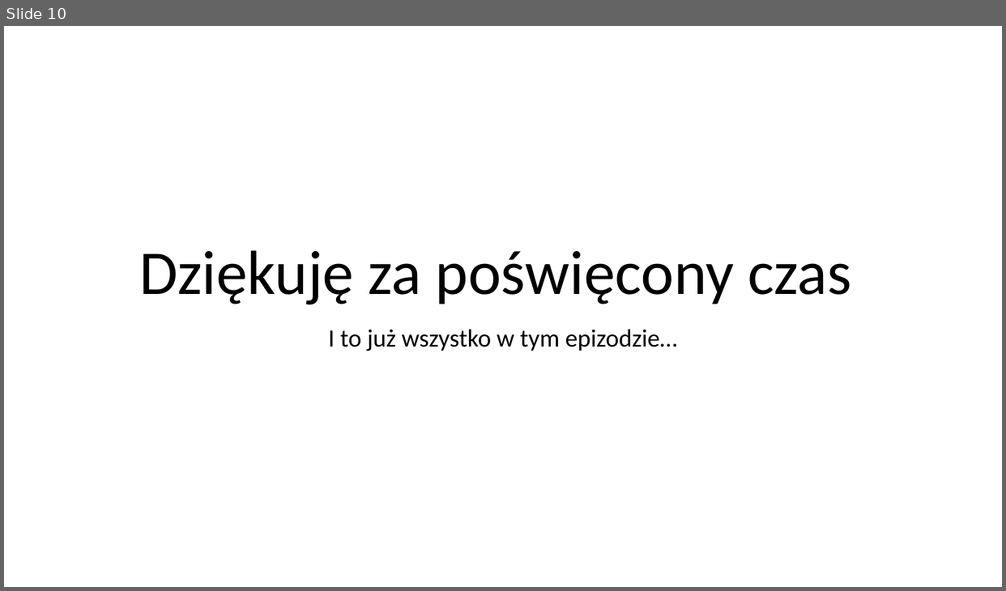
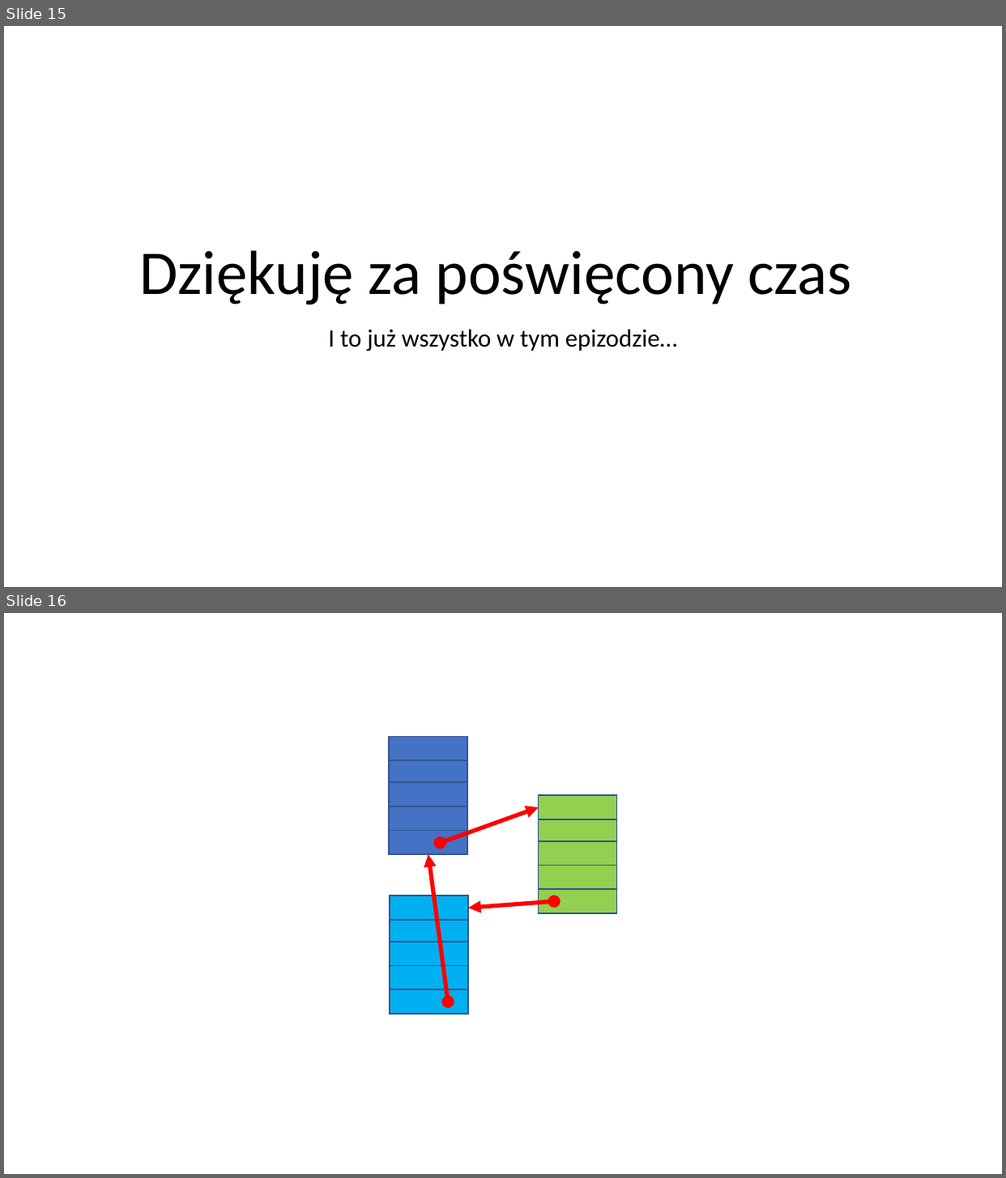
Before and after one commit to mpostol/TP, a slide deck: ExDataManagement/DataStreams/.Media/P3.5-KryptografiaCzesc3.pptx. Shown one above the other, each under a label of ours: slide 10 before the commit, slides 15 and 16 after it. The pictures are 1006x591 and 1006x1178 pixels, drawn with LibreOffice and Linux fonts; fonts in the diff are those of the drawing. Boxes give left, top, right and bottom in pixels: in the first picture for what was removed or moved away, otherwise in the second. Text is boxed around its words. In the diff, an @@ line names an element or a change of style, - is before the commit and + after.

```diff
--- a/ExDataManagement/DataStreams/.Media/P3.5-KryptografiaCzesc3.pptx
+++ b/ExDataManagement/DataStreams/.Media/P3.5-KryptografiaCzesc3.pptx
@@ slide 16 added at (4, 613, 1002, 1174), background #FFFFFF @@
@@ group added at (390, 737, 468, 854): 5 rectangles @@
@@ double arrow added from (440, 842) to (538, 807), #FF0000 3 pt @@
@@ double arrow added from (448, 1002) to (428, 854), #FF0000 3 pt @@
@@ double arrow added from (554, 901) to (468, 909), #FF0000 3 pt @@
@@ group added at (538, 795, 616, 914): 5 rectangles @@
@@ group added at (390, 897, 468, 1014): 5 rectangles @@
@@ what was slide 10 is now slide 15 @@
```
Also in this commit, not shown: 1 slide changed, 7 other slides added, 1 slide removed, 5 other files.
